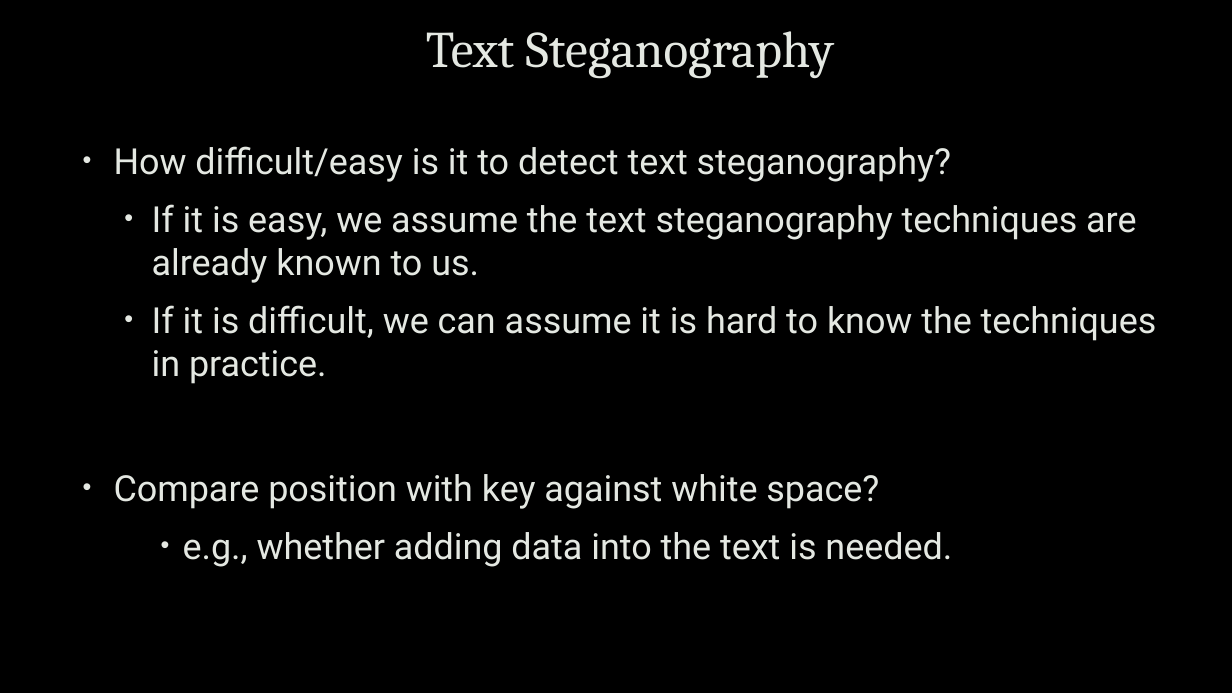
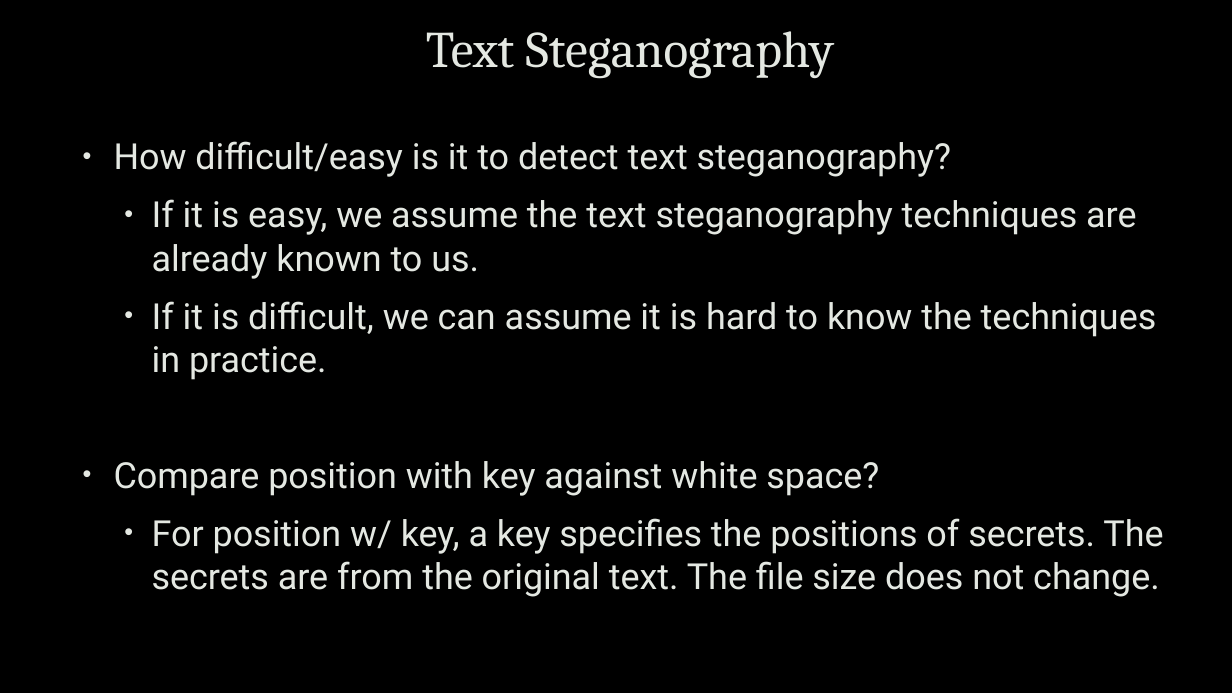
Before and after one commit to zhanyixinghua/cits1003, a slide deck: slide 33 of cits1003-lecture_slides/CITS1003-8 Forensics-exercises.pptx. Drawn at 1232x693 pixels with LibreOffice and Linux fonts; fonts in the diff are those of the drawing; background and template pictures are left out. Boxes give left, top, right and bottom in pixels: in the first picture for what was removed or moved away, otherwise in the second. Text is boxed around its words. In the diff, an @@ line names an element or a change of style, - is before the commit and + after.

Commit message:
typos in slides of week 8 corrected

```diff
--- a/cits1003-lecture_slides/CITS1003-8 Forensics-exercises.pptx
+++ b/cits1003-lecture_slides/CITS1003-8 Forensics-exercises.pptx
@@ text at <box>114,141,951,496</box>: line spacing 1.1 to 1 @@
@@ text at <box>152,518,1163,597</box>: text changed @@
-    • e.g., whether adding data into the text is needed.
+  • For position w/ key, a key specifies the positions of secrets. The secrets are from the original text. The file size does not change.
```
Also in this commit, not shown: 16 other slides changed, 1 slide added.
